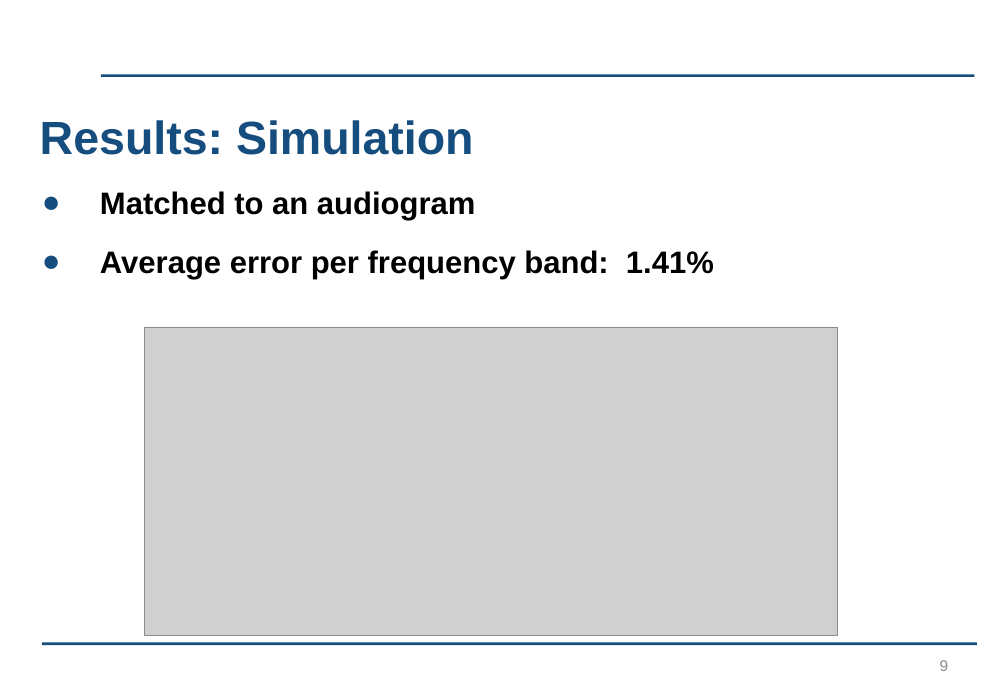
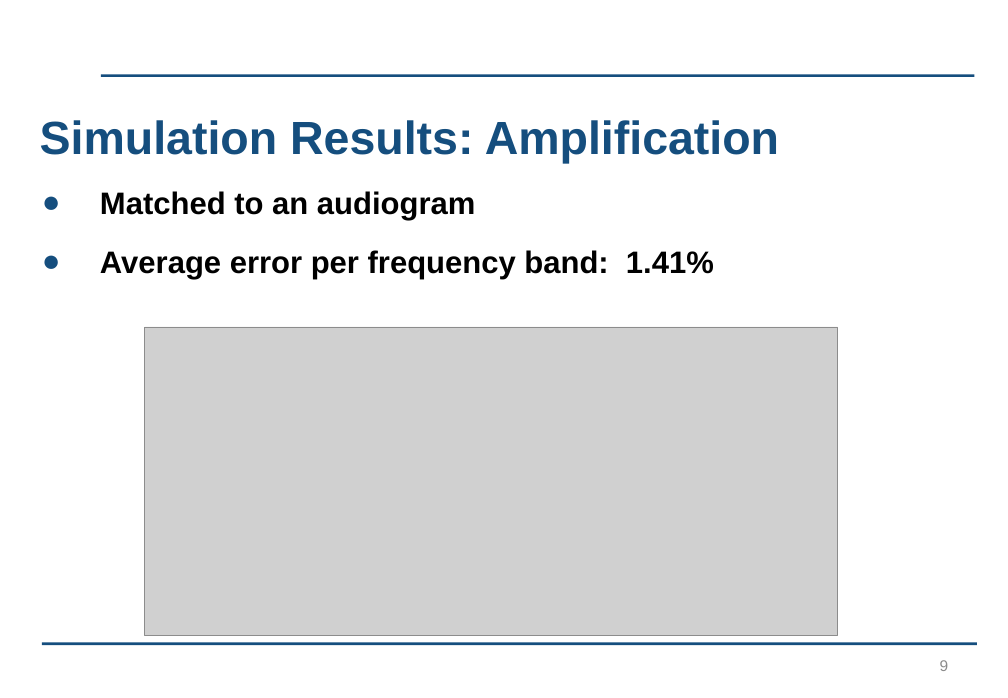
Before and after one commit to kayjayB/I_cant_hear_you, a slide deck: slide 9 of Presentation/Lab Project Presentation.pptx. Drawn at 1008x698 pixels with LibreOffice and Linux fonts; fonts in the diff are those of the drawing; grey boxes stand for pictures; background and template pictures are left out. Boxes give left, top, right and bottom in pixels: in the first picture for what was removed or moved away, otherwise in the second. Text is boxed around its words. In the diff, an @@ line names an element or a change of style, - is before the commit and + after.

```diff
--- a/Presentation/Lab Project Presentation.pptx
+++ b/Presentation/Lab Project Presentation.pptx
@@ title at bbox=[40, 120, 779, 163]: text changed @@
-Results: Simulation
+Simulation Results: Amplification
```
Also in this commit, not shown: 3 other slides changed, 1 other file.
